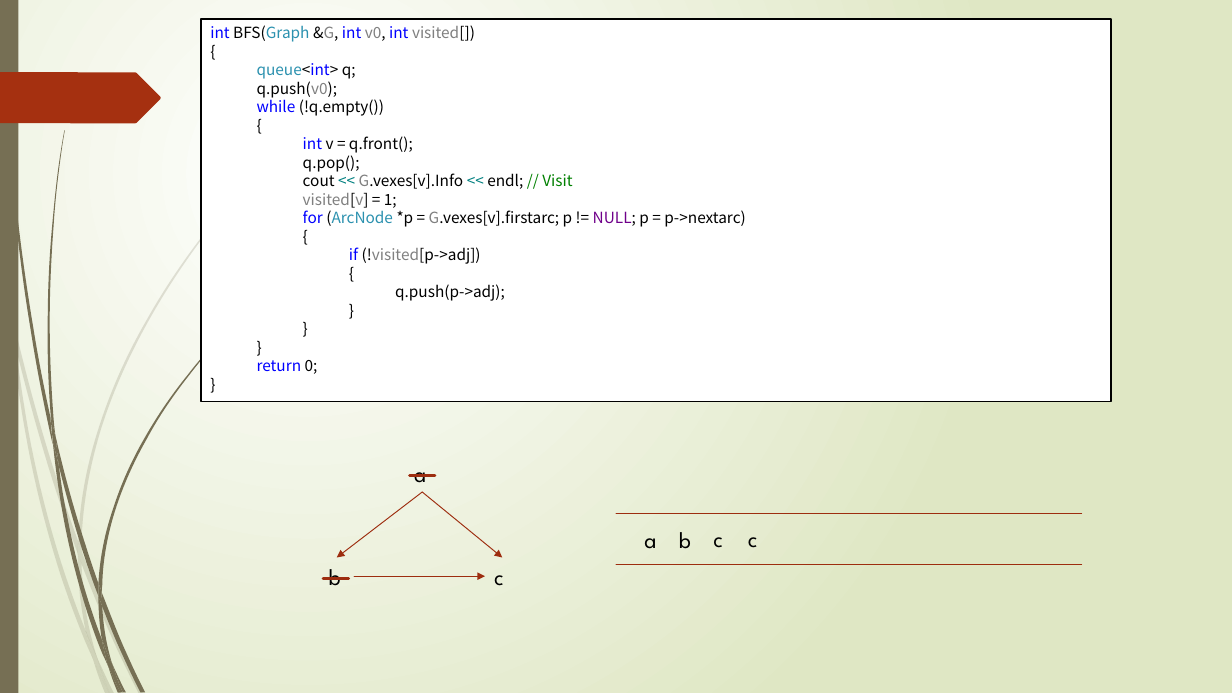
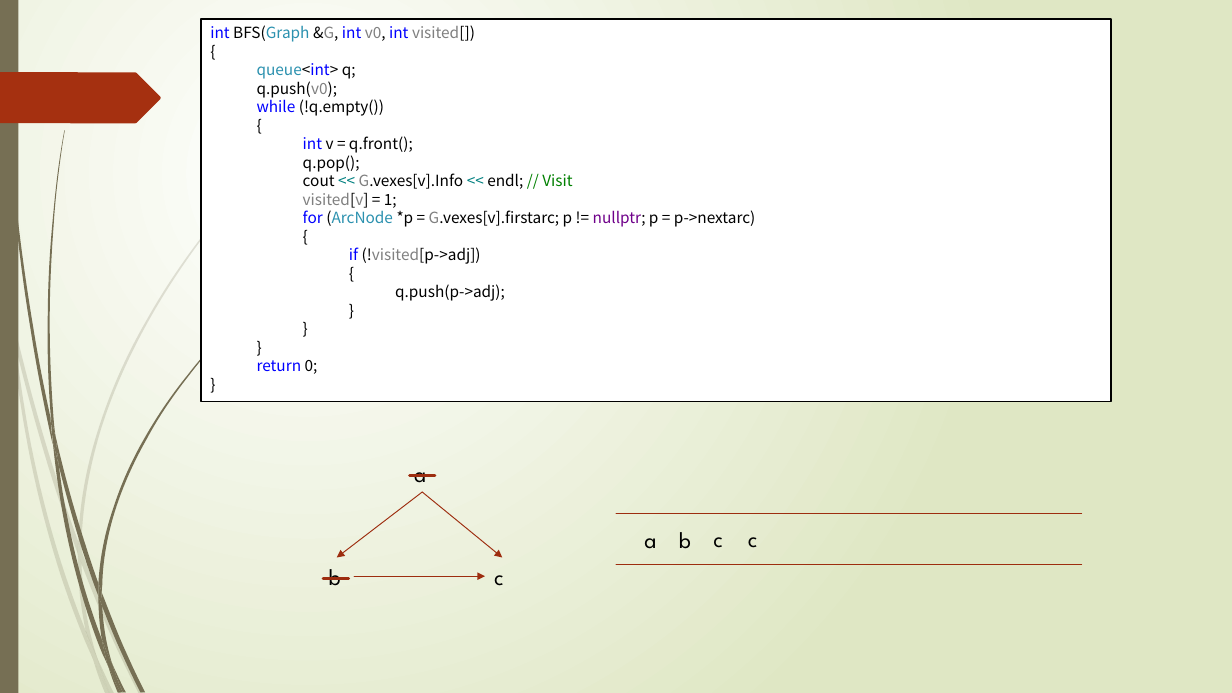
Before and after one commit to TeacherPeng/Datastruct, a slide deck: slide 13 of 教案/第07章 图.pptx. Drawn at 1232x693 pixels with LibreOffice and Linux fonts; fonts in the diff are those of the drawing. Boxes give left, top, right and bottom in pixels: in the first picture for what was removed or moved away, otherwise in the second. Text is boxed around its words. In the diff, an @@ line names an element or a change of style, - is before the commit and + after.

```diff
--- a/教案/第07章 图.pptx
+++ b/教案/第07章 图.pptx
@@ text in rectangle at (303,210,755,227): text changed @@
-    for (ArcNode *p = G.vexes[v].firstarc; p != NULL; p = p->nextarc)
+    for (ArcNode *p = G.vexes[v].firstarc; p != nullptr; p = p->nextarc)
```
Also in this commit, not shown: 8 other slides changed, 1 other file.
